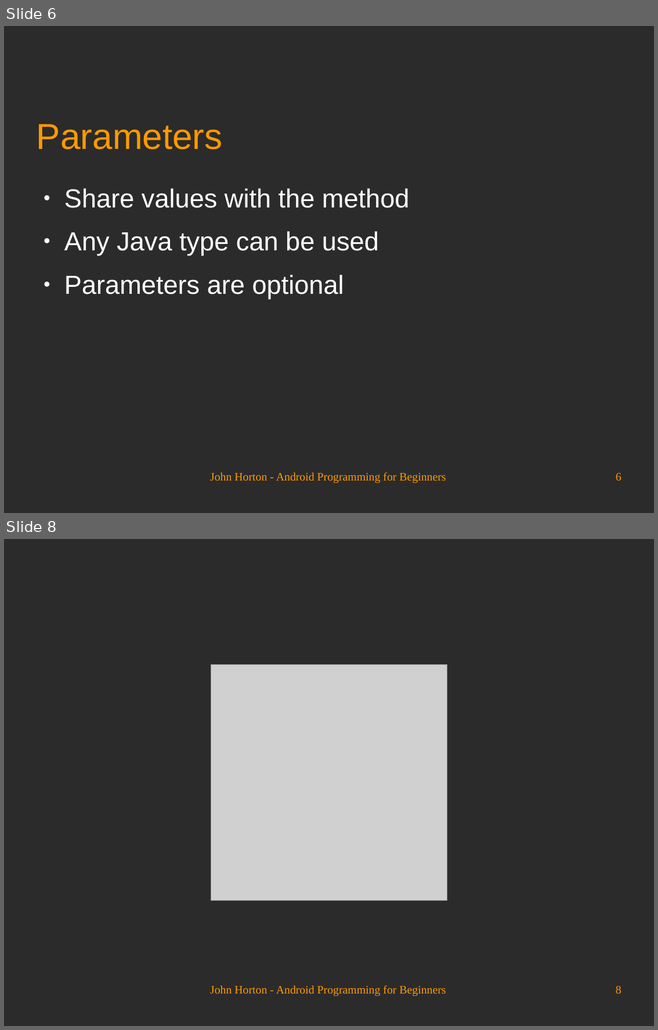
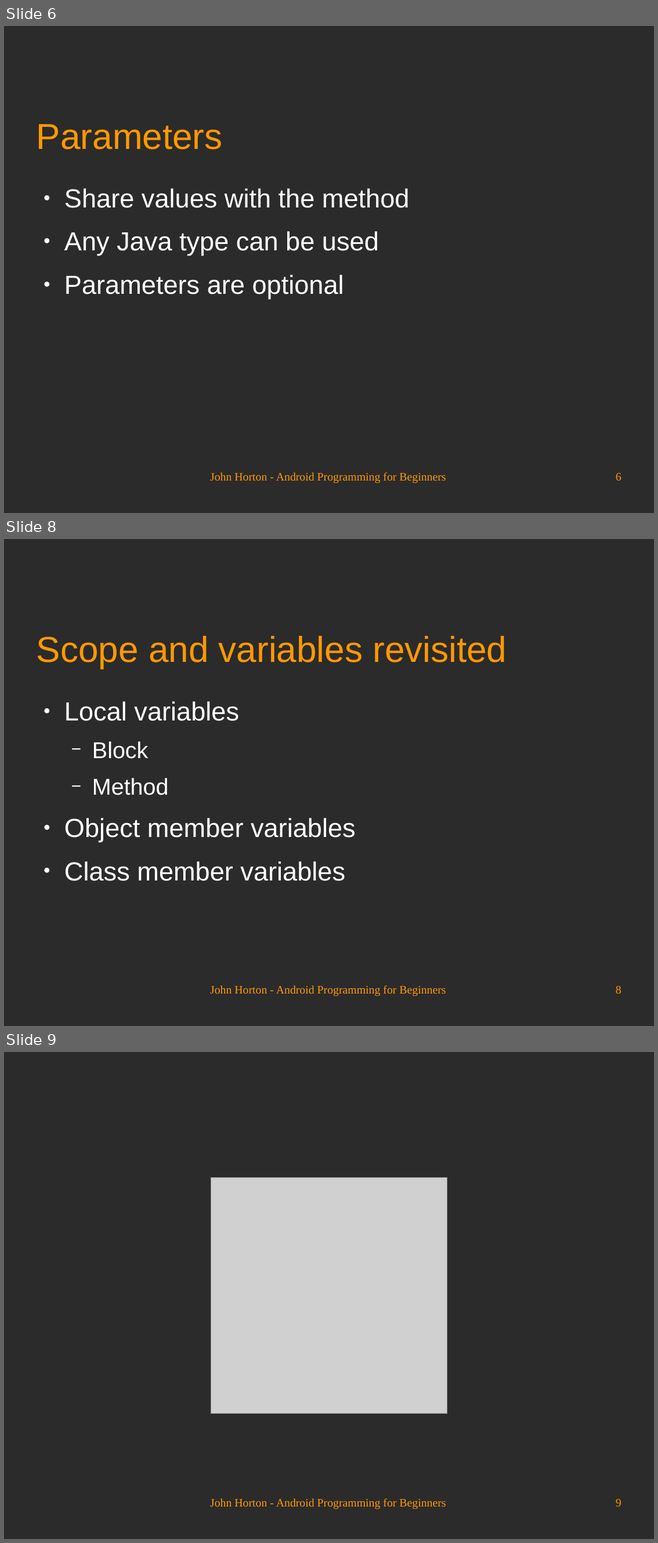
Before and after one commit to Academy-Soft-Intellect/Android-Programming-for-Beginners, a slide deck: 08_Coding_in_Java_Part_2_Methods.odp. Shown one above the other, each under a label of ours: slides 6 and 8 before the commit, slides 6, 8 and 9 after it; the slides between them are not shown. The pictures are 658x1030 and 658x1543 pixels, drawn with LibreOffice and Linux fonts; fonts in the diff are those of the drawing; grey boxes stand for pictures; background and template pictures are left out; a plain dark background stands for a picture behind light text. Boxes give left, top, right and bottom in pixels: in the first picture for what was removed or moved away, otherwise in the second. Text is boxed around its words. In the diff, an @@ line names an element or a change of style, - is before the commit and + after.

```diff
--- a/08_Coding_in_Java_Part_2_Methods.odp
+++ b/08_Coding_in_Java_Part_2_Methods.odp
@@ slide 8 added at (4, 539, 654, 1026), background picture (left out) @@
@@ title added at (36, 636, 506, 668), 44 pt, text #FF9900 @@
+Scope and variables revisited
@@ text added at (64, 701, 355, 881), 32 pt, text #FFFFFF @@
+● Local variables
+  − Block
+  − Method
+● Object member variables
+● Class member variables
@@ text added at (210, 986, 445, 997), 14 pt, text #FF9900 @@
+John Horton - Android Programming for Beginners
@@ page number added at (615, 986, 621, 994), 14 pt, text #FF9900 @@
+8
@@ what was slide 8 is now slide 9 @@
@@ page number at (615, 1499, 621, 1507): text changed @@
-8
+9
```
Also in this commit, not shown: 1 slide changed.
